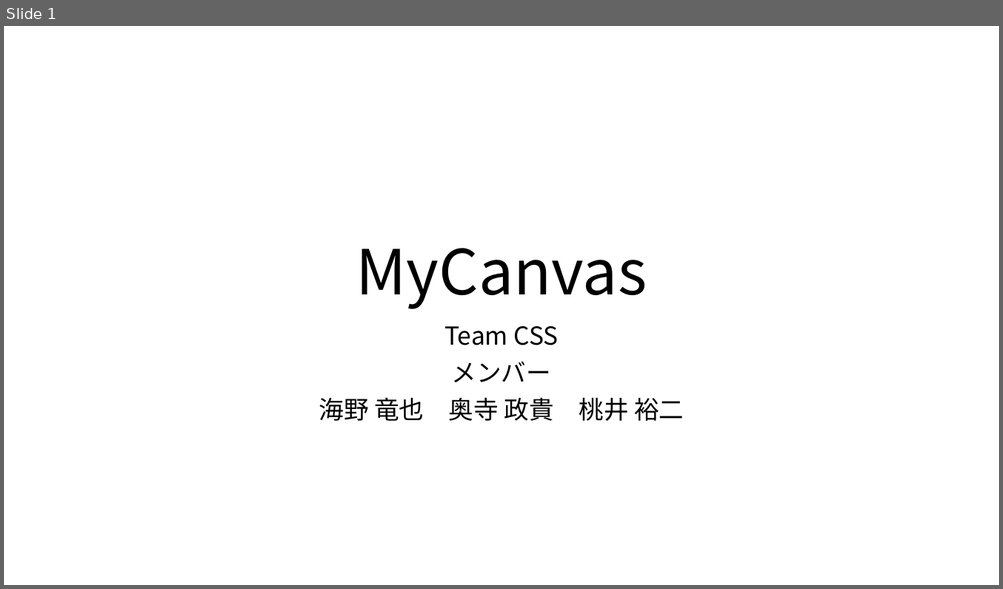
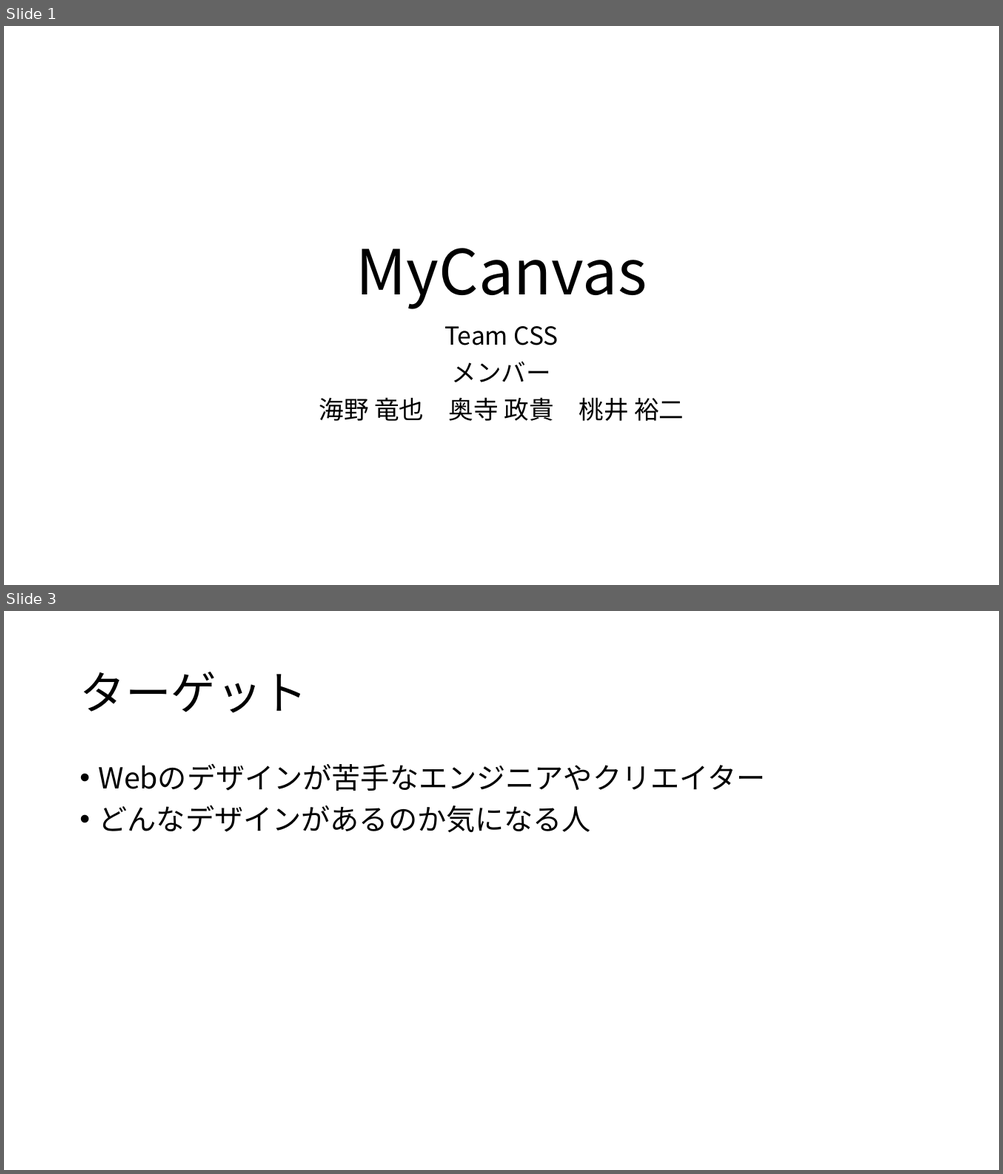
Before and after one commit to ColorSchemeSystem/CSS, a slide deck: CSS_プレゼン資料.pptx. Shown one above the other, each under a label of ours: slide 1 before the commit, slides 1 and 3 after it; the slides between them are not shown. The pictures are 1003x589 and 1003x1174 pixels, drawn with LibreOffice and Linux fonts; fonts in the diff are those of the drawing. Boxes give left, top, right and bottom in pixels: in the first picture for what was removed or moved away, otherwise in the second. Text is boxed around its words. In the diff, an @@ line names an element or a change of style, - is before the commit and + after.

```diff
--- a/CSS_プレゼン資料.pptx
+++ b/CSS_プレゼン資料.pptx
@@ slide 3 added at (4,611,999,1170), background #FFFFFF @@
@@ title added at (79,672,307,713), 44 pt, text #000000 @@
+ターゲット
@@ text added at (99,763,765,833), 28 pt, text #000000 @@
+• Webのデザインが苦手なエンジニアやクリエイター
+• どんなデザインがあるのか気になる人
```
Also in this commit, not shown: 3 other slides added.
